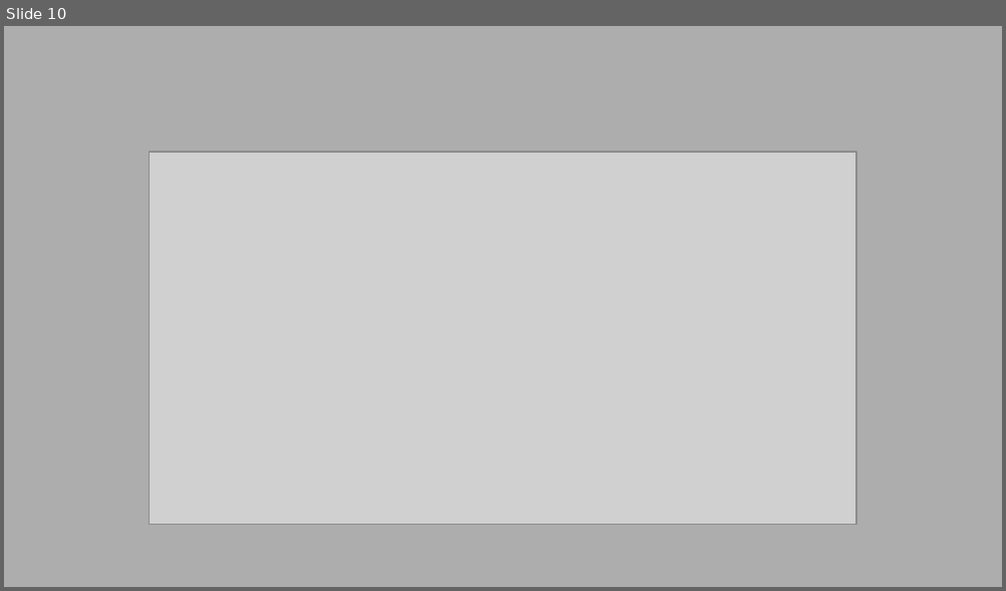
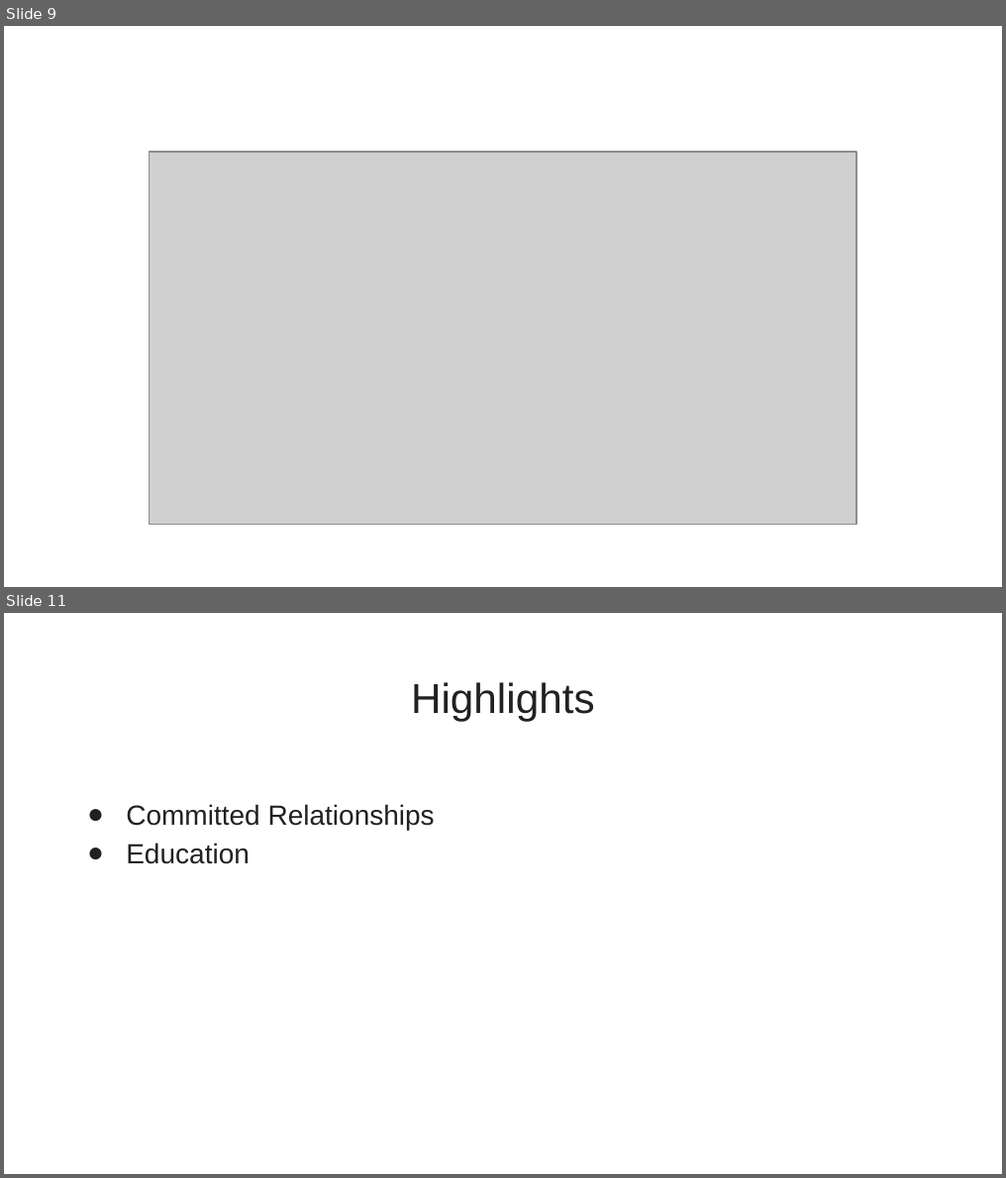
Before and after one commit to AaronCarney/Adult_income_casestudy, a slide deck: Adult Income Prediction.pptx. Shown one above the other, each under a label of ours: slide 10 before the commit, slides 9 and 11 after it; the slides between them are not shown. The pictures are 1006x591 and 1006x1178 pixels, drawn with LibreOffice and Linux fonts; fonts in the diff are those of the drawing; grey boxes stand for pictures. Boxes give left, top, right and bottom in pixels: in the first picture for what was removed or moved away, otherwise in the second. Text is boxed around its words. In the diff, an @@ line names an element or a change of style, - is before the commit and + after.

```diff
--- a/Adult Income Prediction.pptx
+++ b/Adult Income Prediction.pptx
@@ slide 11 added at bbox=[4, 613, 1002, 1174], background #FFFFFF @@
@@ title added at bbox=[411, 682, 595, 721], 30.2 pt, text #212121 @@
+Highlights
@@ text added at bbox=[126, 804, 435, 864], 20 pt, text #212121 @@
+● Committed Relationships
+● Education
@@ what was slide 10 is now slide 9 @@
@@ slide 9 changed as well @@
@@ background #ADADAD to #FFFFFF @@
```
Also in this commit, not shown: 8 other slides changed, 2 other slides added, 2 slides removed.
